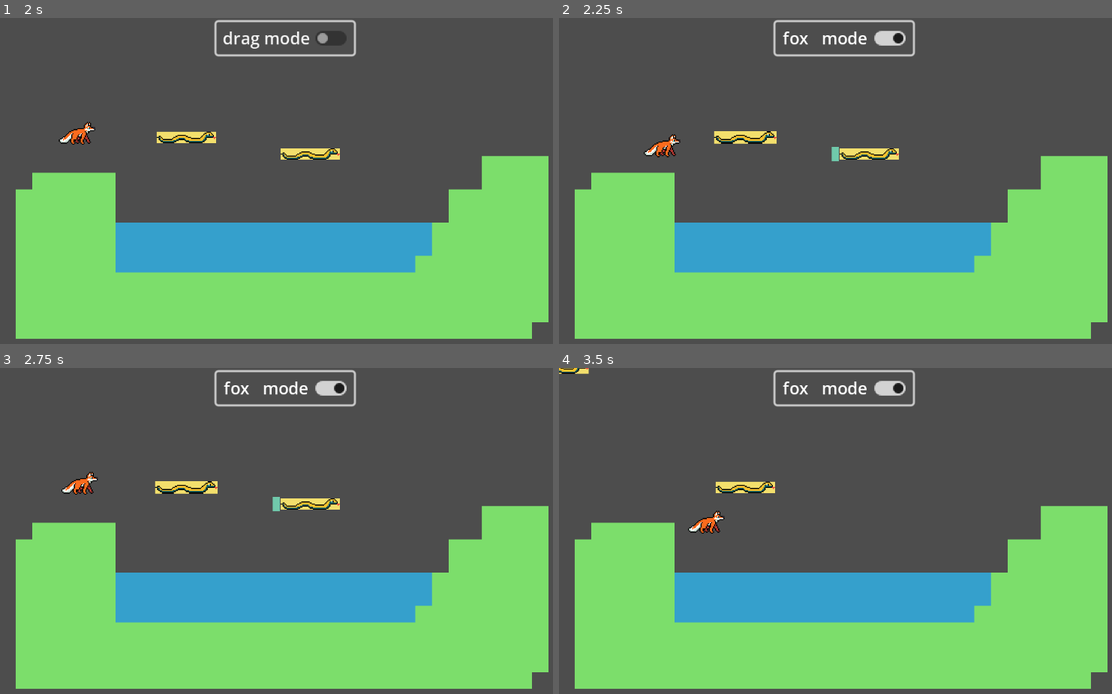
Above: before the commit, frames 1-4 (two rows, left to right).
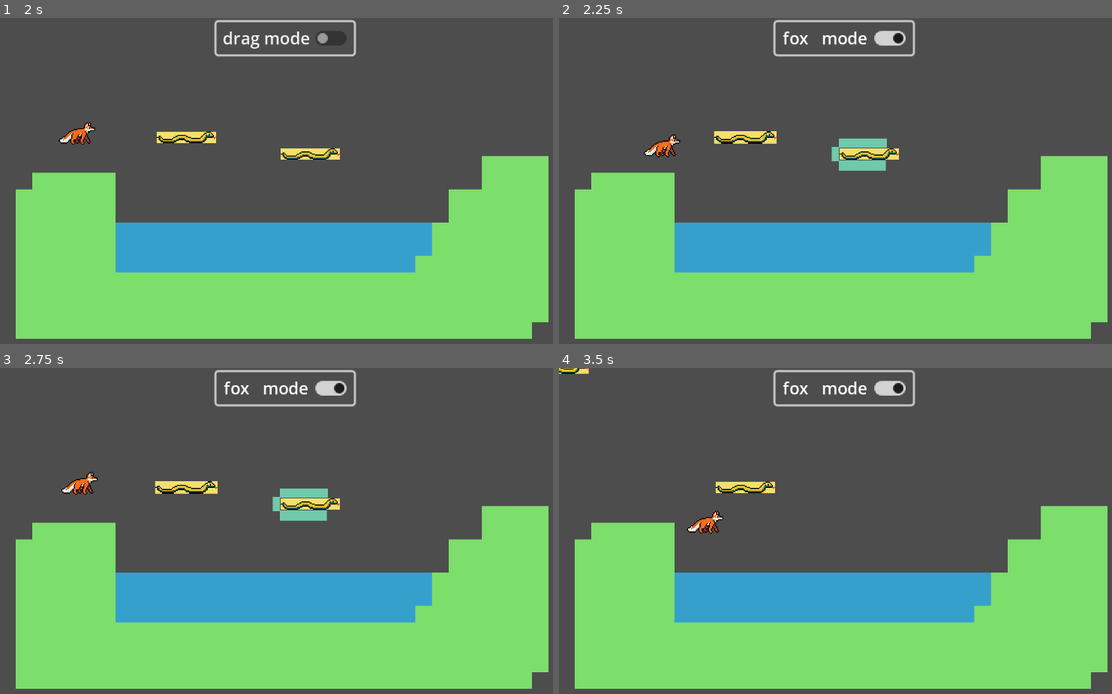
Above: after the commit, the same moments.

Repository: mango-gremlin/arch-enemies
Game: Godot game, scene res://world.tscn
The game is run twice, just before and just after one commit, with the same random seed, the same clock (stepped at 60 frames per second) and the same inputs.
Inputs (mouse positions are in pixels of both pictures, inside the frame that each line leads up to):
- Up to frame 1 (2 s): click "drag mode" at 0.5 s; click "fox mode" at 1.25 s
- Up to frame 2 (2.25 s): tap Enter at 2 s; move the mouse to (747, 138) at 2.02 s; press the mouse at (747, 138) at 2.03 s; hold D (right) from 2.03 s (still down)
- Up to frame 3 (2.75 s): keep holding D (right); tap Space (jump) at 2.27 s
- Up to frame 4 (3.5 s): keep holding D (right); move the mouse to (868, 504) at 2.77 s; release the mouse at (868, 504) at 2.78 s; click (868, 504) at 2.85 s; tap Space (jump) at 3.02 s

Frame 1 is identical in both runs. In frame 2, 0.5% of the frame differs, in the area x 50-60%, y 37-47%; in frame 3, 0.5%; in frame 4, 0.2%.

Commit message:
add general dropzones on all sides of the snake
+ fix all these annoying warnings

Diff:
--- a/testing_area/prototype_testing/MarcelRaffaelKatjaGlenn_BridgeNoGridPrototype1/Prototype_Bridges_1.3/DragObject.gd
+++ b/testing_area/prototype_testing/MarcelRaffaelKatjaGlenn_BridgeNoGridPrototype1/Prototype_Bridges_1.3/DragObject.gd
@@ -2,23 +2,18 @@
 
 var draggable = false
 var is_inside_dropable = false
-var dropzone_left
-var original_pos_dropzone_left
+var dropzone
+var original_pos_dropzone
 var offset : Vector2
 var initial_pos : Vector2
 var is_dragging = false
 var inside_object = false
-var dropzone_left_occupied = false
+var dropzone_occupied = false
 
-func _process(delta):
+func _process(_delta):
 	if draggable:
 
-		if dropzone_left == null or original_pos_dropzone_left == null:
-			# THIS HAS SO MANY BUGS BUT THEY ARE NOT RELEVANT NOW
-			# this part initialises the positions, but it doesnt really work
-			# exactly as intended
-			self.dropzone_left = self.get_children()[2]
-			self.original_pos_dropzone_left = self.dropzone_left.global_position
+		#initialize_dropzones()
 
 		if Input.is_action_just_pressed("click"):
 			# will ensure the object follows mouse at begin of click
@@ -50,11 +45,9 @@
 				# dragged object ends up in the right place
 
 				# save original position of dropable zone
-				#self.original_pos_dropzone_left = self.dropzone_left.global_position
-
-				# shift the position so it snaps perfectly to the side
+				#self.original_pos_dropzone = self.dropzone_.global_position
 				# not buggy, unless snakes touch each other, probably
-				var drop_area = Vector2(self.dropzone_left.global_position.x - (59/2) + (7/2), self.dropzone_left.global_position.y)
+				var drop_area = calculate_droparea(self.dropzone)
 
 				# if we can drop this here, play animation with the
 				# final position being the position of the dropable zone
@@ -63,7 +56,7 @@
 				# if dropzone WAS occupied but we switched to something else it is
 				# no longer occupied
 				# if it wasnt, then now we switched to it and it is occupied
-				self.dropzone_left_occupied = not self.dropzone_left_occupied
+				self.dropzone_occupied = not self.dropzone_occupied
 
 			else:
 				# if we cannot drop it here, let it snap back to its original position
@@ -90,7 +83,7 @@
 	if body.is_in_group('dropable'):
 		is_inside_dropable = true
 		body.modulate = Color(Color.CORNFLOWER_BLUE, 1)
-		self.dropzone_left = body
+		self.dropzone = body
 
 
 func _on_snake_body_exited(body):
@@ -100,4 +93,20 @@
 		is_inside_dropable = false
 		body.modulate = Color(Color.AQUAMARINE, 0.7)
 
-		#self.dropzone_left.global_position = self.original_pos_dropzone_left
+#func initialize_dropzones():
+#	if dropzone == null or original_pos_dropzone == null:
+			# THIS HAS SO MANY BUGS BUT THEY ARE NOT RELEVANT NOW
+			# this part initialises the positions, but it doesnt really work
+			# exactly as intended
+#			self.dropzone = self.get_children()[2]
+#			self.original_pos_dropzone = self.dropzone.global_position
+
+func calculate_droparea(body):
+	# returns the new position of where to place the animal in relation to the dropzone,
+	# because right now, the anchor point is in the middle of a body
+	if body.is_in_group('left_dropzone'):
+		return Vector2(self.dropzone.global_position.x - (59.0/2) + (7.0/2), self.dropzone.global_position.y)
+	if body.is_in_group('top_dropzone'):
+		return Vector2(self.dropzone.global_position.x - 13, self.dropzone.global_position.y - 13)
+	if body.is_in_group('bottom_dropzone'):
+		return Vector2(self.dropzone.global_position.x - 13, self.dropzone.global_position.y + 13)
--- a/testing_area/prototype_testing/MarcelRaffaelKatjaGlenn_BridgeNoGridPrototype1/Prototype_Bridges_1.3/ModeChangeButton.gd
+++ b/testing_area/prototype_testing/MarcelRaffaelKatjaGlenn_BridgeNoGridPrototype1/Prototype_Bridges_1.3/ModeChangeButton.gd
@@ -1,7 +1,7 @@
 extends CheckButton
 
 
-func _on_toggled(button_pressed):
+func _on_toggled(_button_pressed):
 	if not Global.drag_mode:
 		Global.drag_mode = true
 		self.text = "drag mode"
--- a/testing_area/prototype_testing/MarcelRaffaelKatjaGlenn_BridgeNoGridPrototype1/Prototype_Bridges_1.3/allowed_snake_area.gd
+++ b/testing_area/prototype_testing/MarcelRaffaelKatjaGlenn_BridgeNoGridPrototype1/Prototype_Bridges_1.3/allowed_snake_area.gd
@@ -6,7 +6,7 @@
 
 
 # Called every frame. 'delta' is the elapsed time since the previous frame.
-func _process(delta):
+func _process(_delta):
 	if Global.something_is_being_dragged && self.get_parent().get_name() != Global.currently_dragging:
 		visible = true
 	else:
--- a/testing_area/prototype_testing/MarcelRaffaelKatjaGlenn_BridgeNoGridPrototype1/Prototype_Bridges_1.3/fox.gd
+++ b/testing_area/prototype_testing/MarcelRaffaelKatjaGlenn_BridgeNoGridPrototype1/Prototype_Bridges_1.3/fox.gd
@@ -37,6 +37,6 @@
 	velocity.y = 0
 	global_position = Vector2(74, 111)
 
-func _on_area_2d_body_entered(body):
+func _on_area_2d_body_entered(_body):
 	# if fox touches water
 	reset_fox()
--- a/testing_area/prototype_testing/MarcelRaffaelKatjaGlenn_BridgeNoGridPrototype1/Prototype_Bridges_1.3/snek.tscn
+++ b/testing_area/prototype_testing/MarcelRaffaelKatjaGlenn_BridgeNoGridPrototype1/Prototype_Bridges_1.3/snek.tscn
@@ -12,6 +12,12 @@
 
 [sub_resource type="RectangleShape2D" id="RectangleShape2D_lyvfn"]
 size = Vector2(7, 14)
+
+[sub_resource type="RectangleShape2D" id="RectangleShape2D_f3mbg"]
+size = Vector2(46, 9)
+
+[sub_resource type="RectangleShape2D" id="RectangleShape2D_f6euc"]
+size = Vector2(46, 10)
 
 [node name="snakeBod" type="StaticBody2D" groups=["draggable"]]
 script = ExtResource("1_gtwqh")
@@ -27,14 +33,14 @@
 [node name="CollisionShape2D" type="CollisionShape2D" parent="snake"]
 shape = SubResource("RectangleShape2D_i2o3k")
 
-[node name="allowed_snake_area" type="StaticBody2D" parent="." groups=["dropable"]]
+[node name="left_dropzone" type="StaticBody2D" parent="." groups=["dropable", "left_dropzone"]]
 position = Vector2(-33, 0)
 script = ExtResource("3_fqrgl")
 
-[node name="CollisionShape2D" type="CollisionShape2D" parent="allowed_snake_area"]
+[node name="CollisionShape2D" type="CollisionShape2D" parent="left_dropzone"]
 shape = SubResource("RectangleShape2D_lyvfn")
 
-[node name="ColorRect" type="ColorRect" parent="allowed_snake_area"]
+[node name="ColorRect" type="ColorRect" parent="left_dropzone"]
 z_index = -1
 offset_left = -3.0
 offset_top = -7.0
@@ -42,6 +48,34 @@
 offset_bottom = 7.0
 metadata/_edit_use_anchors_ = true
 
+[node name="top_dropzone" type="StaticBody2D" parent="." groups=["dropable", "top_dropzone"]]
+script = ExtResource("3_fqrgl")
+
+[node name="CollisionShape2D" type="CollisionShape2D" parent="top_dropzone"]
+position = Vector2(-6, -11)
+shape = SubResource("RectangleShape2D_f3mbg")
+
+[node name="ColorRect" type="ColorRect" parent="top_dropzone"]
+z_index = -1
+offset_left = -29.0
+offset_top = -15.0
+offset_right = 17.0
+offset_bottom = -6.0
+
+[node name="bottom_dropzone" type="StaticBody2D" parent="." groups=["bottom_dropzone", "dropable"]]
+script = ExtResource("3_fqrgl")
+
+[node name="CollisionShape2D" type="CollisionShape2D" parent="bottom_dropzone"]
+position = Vector2(-6, 12)
+shape = SubResource("RectangleShape2D_f6euc")
+
+[node name="ColorRect" type="ColorRect" parent="bottom_dropzone"]
+z_index = -1
+offset_left = -29.0
+offset_top = 6.0
+offset_right = 16.0
+offset_bottom = 16.0
+
 [connection signal="body_entered" from="snake" to="." method="_on_snake_body_entered"]
 [connection signal="body_exited" from="snake" to="." method="_on_snake_body_exited"]
 [connection signal="mouse_entered" from="snake" to="." method="_on_area_2d_mouse_entered"]
Not shown: 1 places in testing_area/prototype_testing/MarcelRaffaelKatjaGlenn_BridgeNoGridPrototype1/Prototype_Bridges_1.3/snek.tscn that only renumber resources
